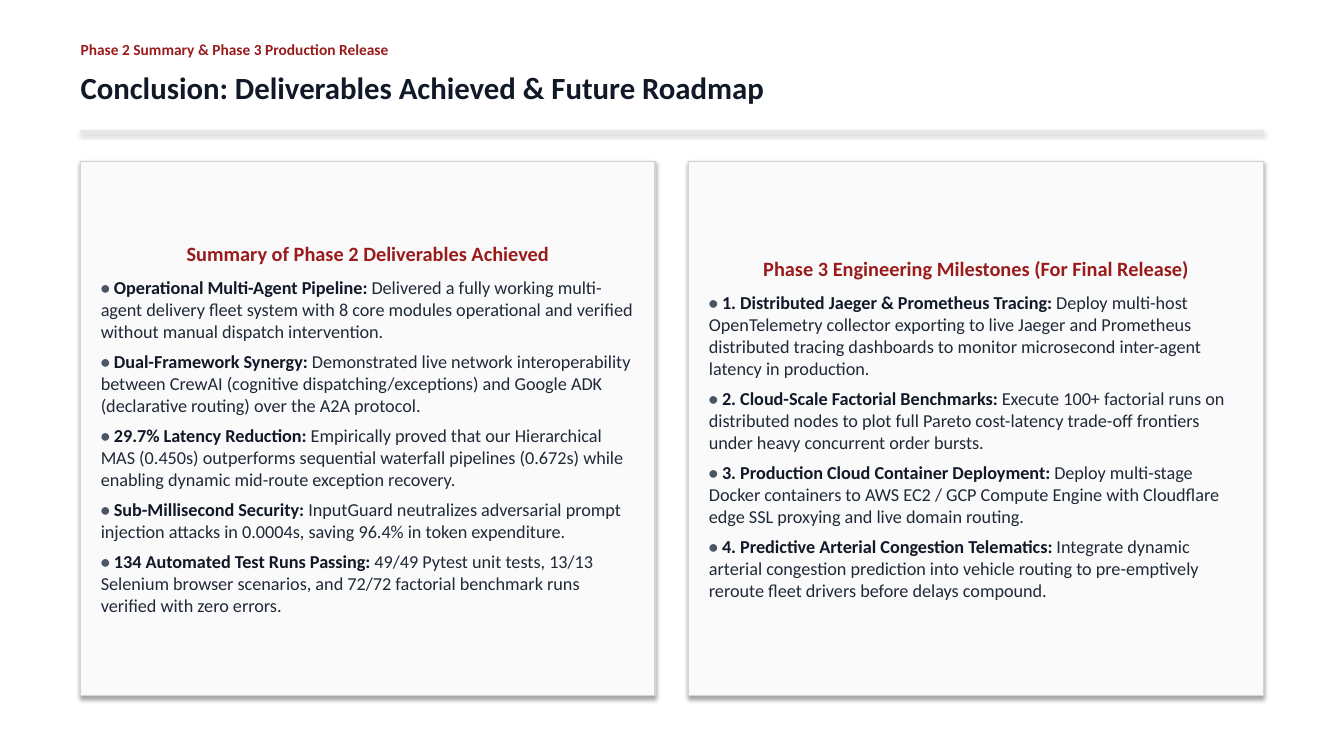
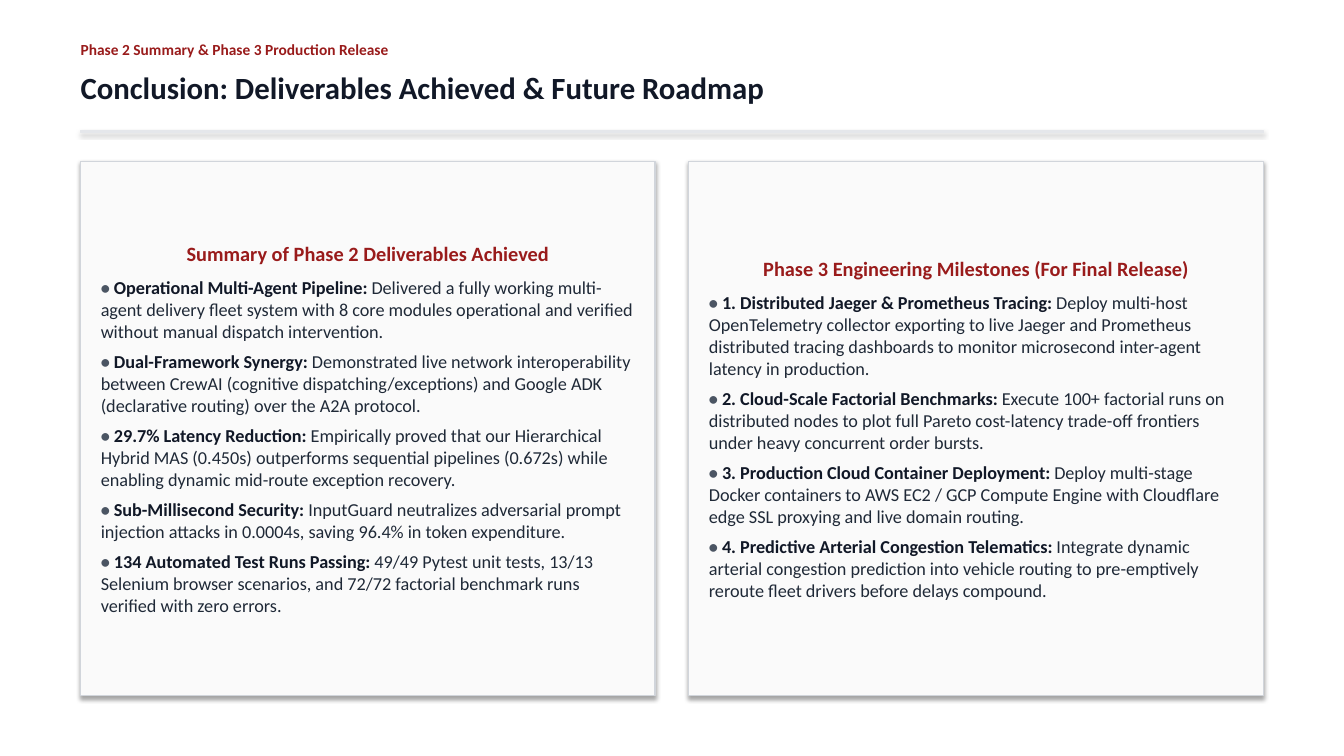
Before and after one commit to Akshat5091/DeliveryFleet-MAS, a slide deck: slide 22 of Eval 2 Documents/DeliveryFleet_MAS_Evaluation2_Master_Presentation.pptx. Drawn at 1344x756 pixels with LibreOffice and Linux fonts; fonts in the diff are those of the drawing. Boxes give left, top, right and bottom in pixels: in the first picture for what was removed or moved away, otherwise in the second. Text is boxed around its words. In the diff, an @@ line names an element or a change of style, - is before the commit and + after.

Commit message:
refactor: simplify architecture terminology to Sequential, Parallel, and Hierarchical Hybrid; add 1-2 line takeaway box below benchmark graph

```diff
--- a/Eval 2 Documents/DeliveryFleet_MAS_Evaluation2_Master_Presentation.pptx
+++ b/Eval 2 Documents/DeliveryFleet_MAS_Evaluation2_Master_Presentation.pptx
@@ text in rectangle at bbox=[101, 429, 608, 489]: text changed @@
-• 29.7% Latency Reduction: Empirically proved that our Hierarchical MAS (0.450s) outperforms sequential waterfall pipelines (0.672s) while enabling dynamic mid-route exception recovery.
+• 29.7% Latency Reduction: Empirically proved that our Hierarchical Hybrid MAS (0.450s) outperforms sequential pipelines (0.672s) while enabling dynamic mid-route exception recovery.
```
Also in this commit, not shown: 3 other slides changed, 3 other files.
